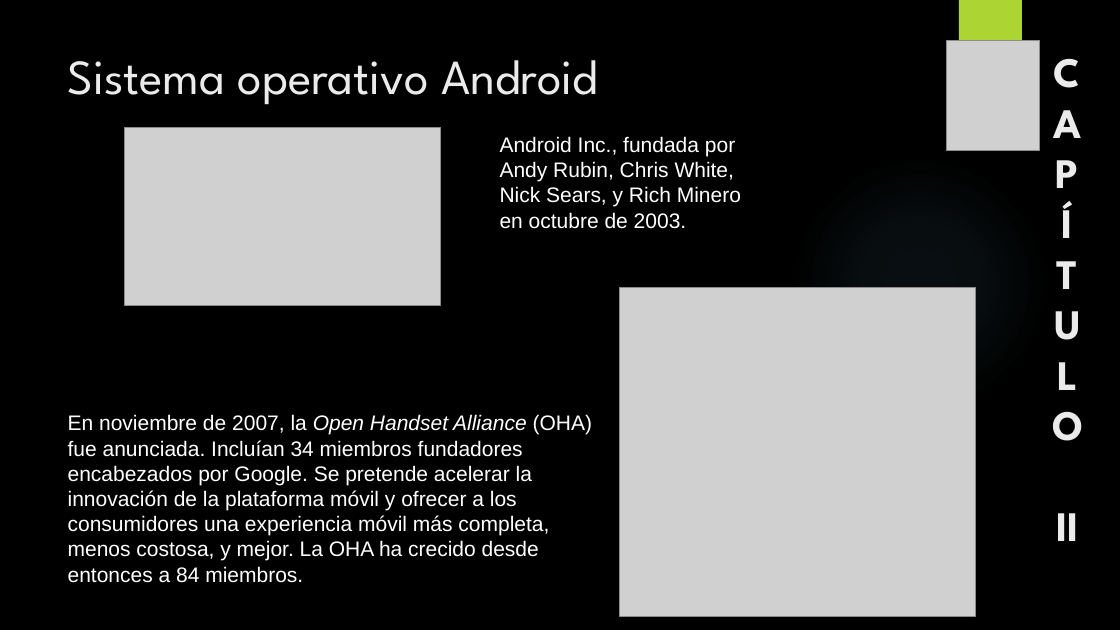
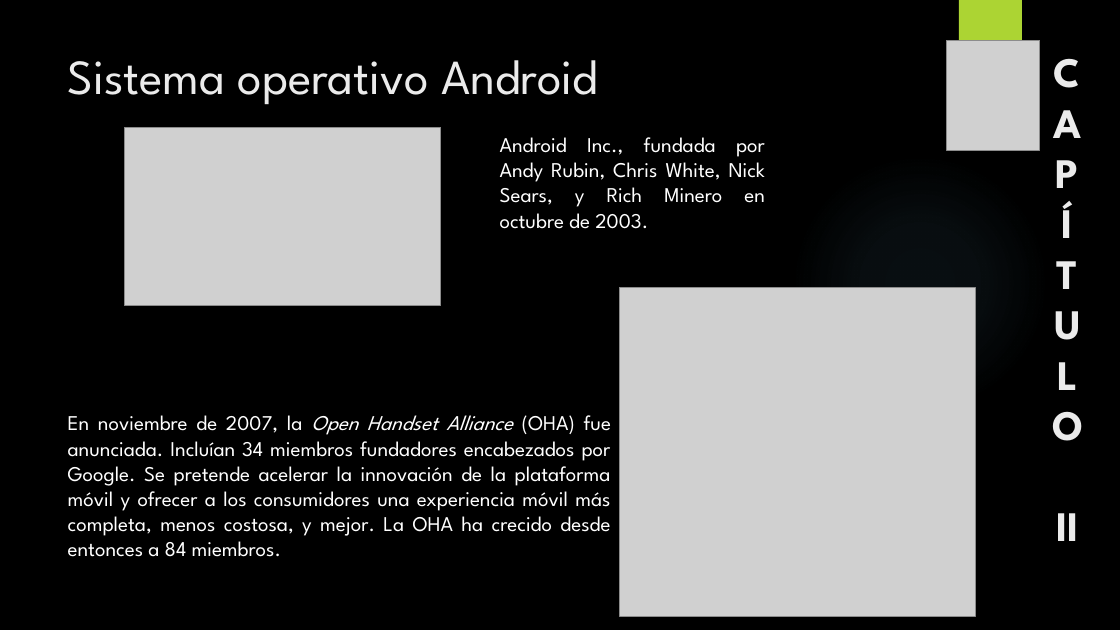
Before and after one commit to Climbhazard/tesis-visora, a slide deck: slide 7 of Tesis.pptx. Drawn at 1120x630 pixels with LibreOffice and Linux fonts; fonts in the diff are those of the drawing; grey boxes stand for pictures; background and template pictures are left out. Boxes give left, top, right and bottom in pixels: in the first picture for what was removed or moved away, otherwise in the second. Text is boxed around its words. In the diff, an @@ line names an element or a change of style, - is before the commit and + after.

```diff
--- a/Tesis.pptx
+++ b/Tesis.pptx
@@ text "Android Inc., fundada por Andy ..." at box(500, 137, 765, 229): font Arial to League Spartan; alignment left to justified @@
@@ text "En noviembre de 2007, la ..." at box(68, 415, 611, 557): font Arial to League Spartan; alignment left to justified @@
```
Also in this commit, not shown: 12 other slides changed, 1 other file.
